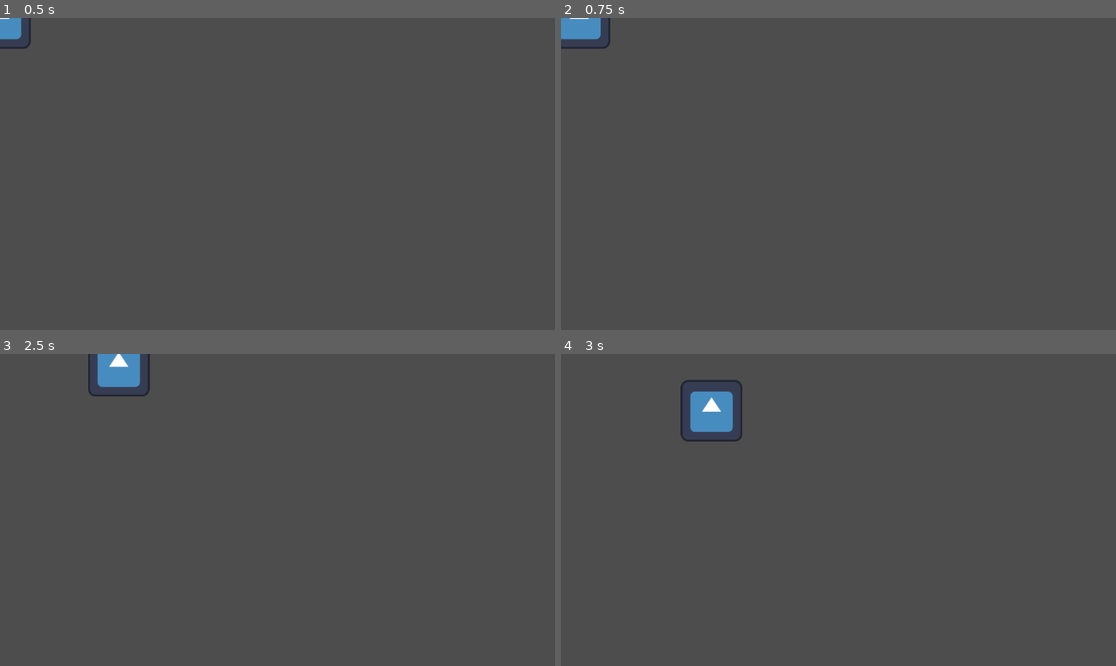
Above: before the commit, frames 1-4 (two rows, left to right).
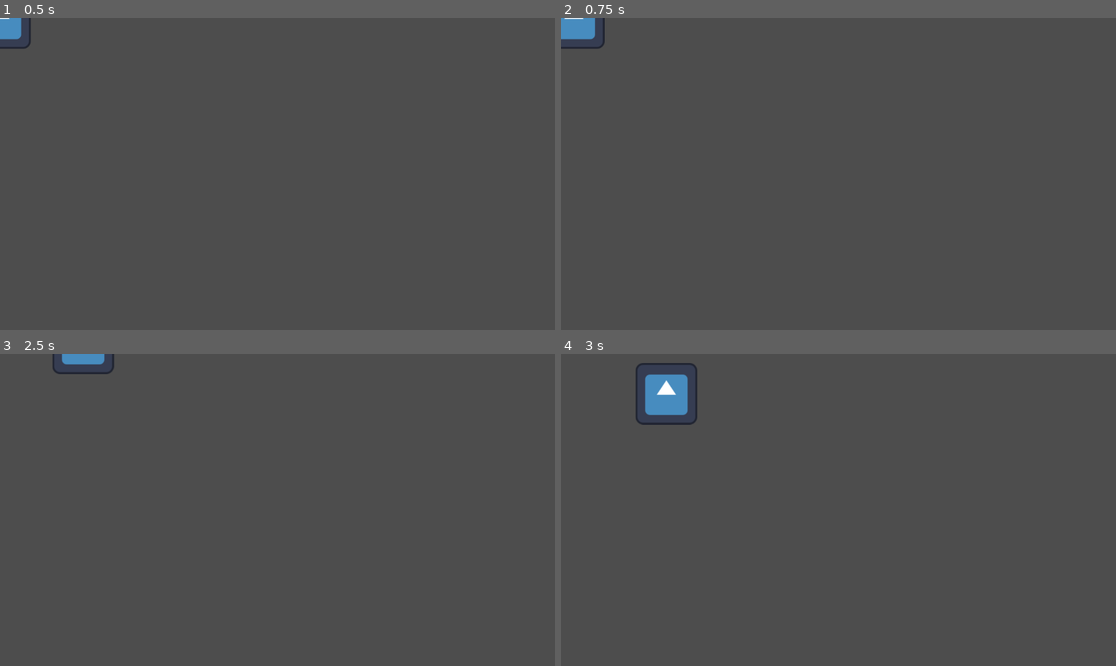
Above: after the commit, the same moments.

Repository: arthurnog/cordelProject
Game: Godot game, scene res://nodes/player.tscn
Same seed, same stepped clock (60 frames per second), same inputs: the game is played once before the commit and once after it. Before the commit the project has no main scene; this scene is started directly in both runs. The engine's default icon, where the game draws it, is replaced by a stand-in: a white triangle on a blue panel in a dark square.
Inputs:
- Up to frame 1 (0.5 s): no input
- Up to frame 2 (0.75 s): tap Enter at 0.5 s; hold Right (p_right) from 0.53 s (still down); tap Z (p_attack) at 0.6 s
- Up to frame 3 (2.5 s): tap Space (p_jump) at 0.77, 1.25, 1.52 s; release Right (p_right) at 1.28 s; hold Down (p_down) 1.28-2.03 s; tap Z (p_attack) at 1.35, 2.1 s; tap Enter at 2 s; hold Right (p_right) from 2.03 s (still down)
- Up to frame 4 (3 s): release Right (p_right) at 2.78 s; hold Up (p_up) from 2.78 s (still down); tap Z (p_attack) at 2.85 s

Frame 1 is identical in both runs. In frame 2, 0.2% of the frame differs, in the area x 0-9%, y 0-10%; in frame 3, 1.2%; in frame 4, 2.5%, in the area x 13-33%, y 2-29%.

Commit message:
Criado CombatModule

Diff:
--- a/nodes/player.tscn
+++ b/nodes/player.tscn
@@ -1,9 +1,10 @@
-[gd_scene load_steps=6 format=3 uid="uid://4d4jryd0fdo1"]
+[gd_scene load_steps=7 format=3 uid="uid://4d4jryd0fdo1"]
 
 [ext_resource type="Script" path="res://scripts/player.gd" id="1_4sihv"]
 [ext_resource type="Texture2D" uid="uid://dwi30xlufrnt0" path="res://icon.svg" id="1_q0jb4"]
 [ext_resource type="Script" path="res://scripts/player_input_module.gd" id="2_dt7ye"]
 [ext_resource type="Script" path="res://scripts/movement_module.gd" id="3_52sbg"]
+[ext_resource type="Script" path="res://scripts/combat_module.gd" id="5_c6878"]
 
 [sub_resource type="CapsuleShape2D" id="CapsuleShape2D_l2j63"]
 radius = 9.0
@@ -31,4 +32,9 @@
 script = ExtResource("3_52sbg")
 body = NodePath("..")
 sprite = NodePath("../Icon")
-speed = 500.0
+state = null
+
+[node name="CombatModule" type="Node" parent="." node_paths=PackedStringArray("body", "sprite")]
+script = ExtResource("5_c6878")
+body = NodePath("..")
+sprite = NodePath("../Icon")
--- a/project.godot
+++ b/project.godot
@@ -11,6 +11,7 @@
 [application]
 
 config/name="cordelProject"
+run/main_scene="res://nodes/player.tscn"
 config/features=PackedStringArray("4.3", "Forward Plus")
 config/icon="res://icon.svg"
 
--- /dev/null
+++ b/scripts/combat_module.gd
@@ -0,0 +1,22 @@
+extends Node
+
+class_name CombatModule
+
+@export_category("Nodes")
+@export var body: CharacterBody2D
+@export var sprite: Sprite2D
+
+@export_category("Atack")
+@export var canAtack: bool = true
+#Basic atack combo states: 0,1,2
+@export var atackState: int = 0
+
+func basicAtack() -> void:
+	if body.atackState == 2:
+		body.atackState = 0
+	else:
+		body.atackState += 1
+
+#func _process(delta: float) -> void:
+
+#func _physics_process(delta: float) -> void:
--- a/scripts/player_input_module.gd
+++ b/scripts/player_input_module.gd
@@ -13,6 +13,8 @@
 
 const JUMP_BUFFER_DURATION: float = 0.5
 var jump_buffer_count = 0.0
+const ATACK_BUFFER_DURATION: float = 0.5
+var atack_buffer_count = 0.0
 
 
 func _process(delta: float) -> void:
@@ -42,5 +44,6 @@
 # Use CombatModule
 func attack() -> void:
 	if(Input.is_action_just_pressed(ATTACK_ACTION)):
+		#
 		pass
 		## Call CombatModule attack action
